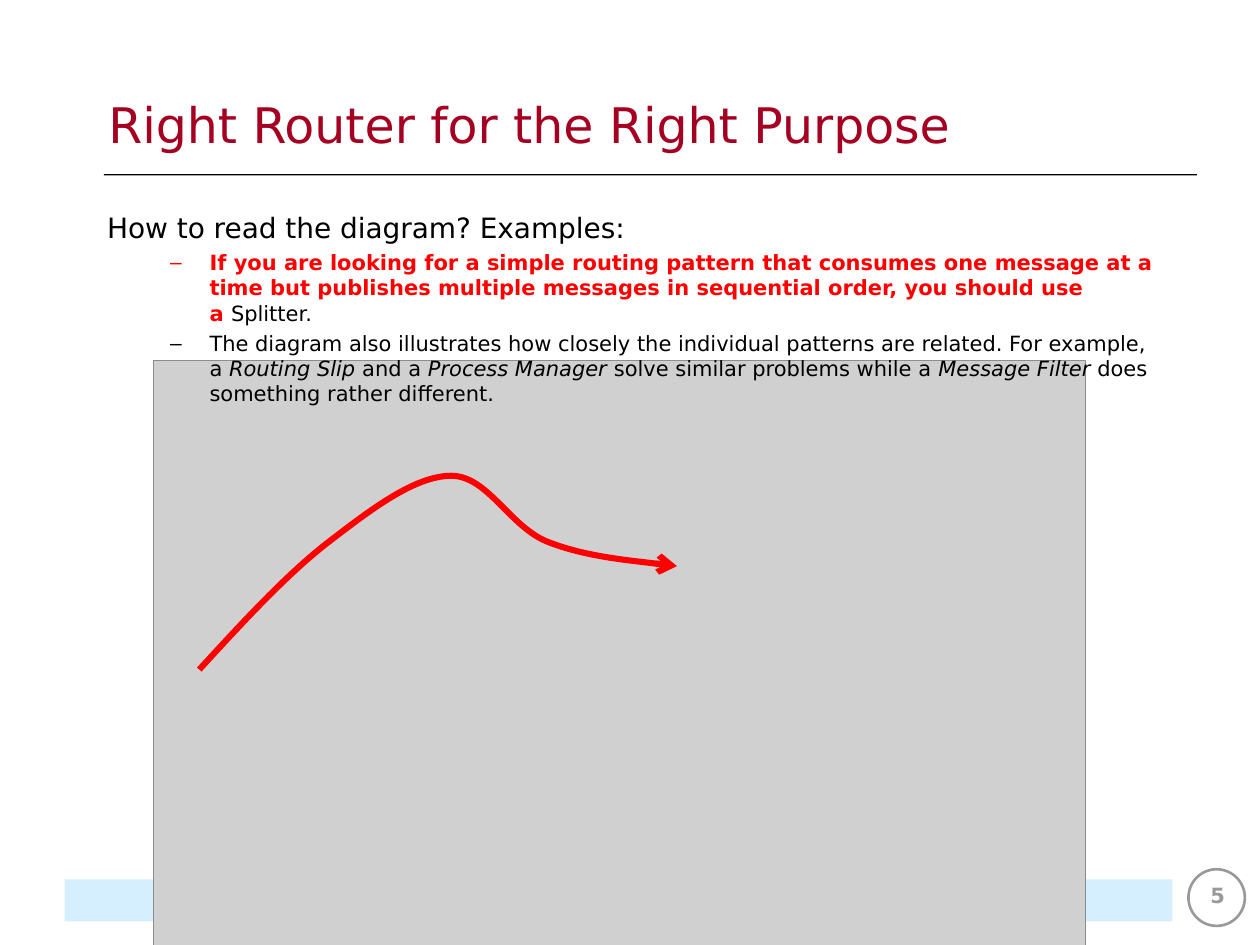
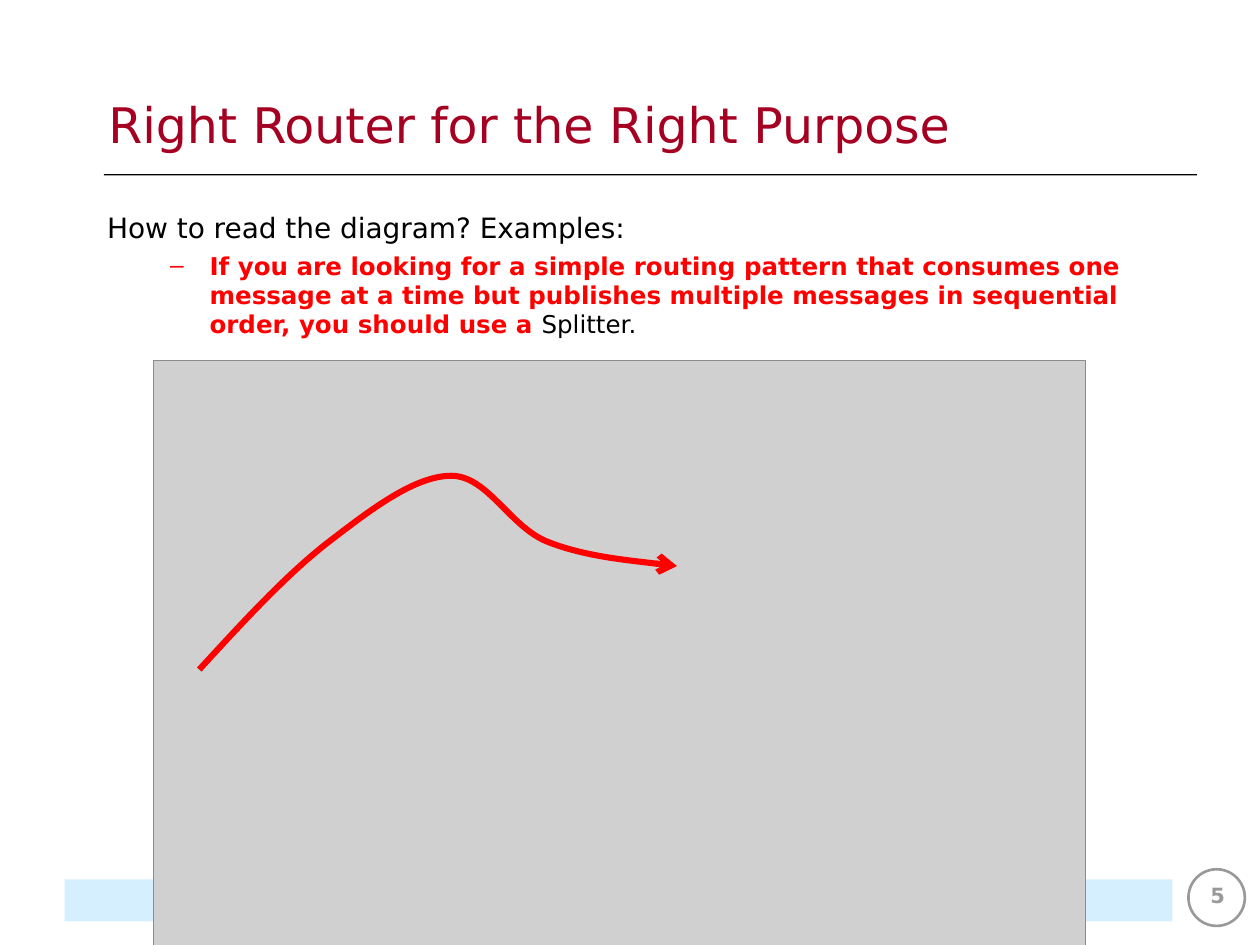
Before and after one commit to Koziar/soft2017fall-system-integration-teaching-material, a slide deck: slide 5 of lecture_notes/4_Message_Routing_(EIP 7).ppt. Drawn at 1260x945 pixels with LibreOffice and Linux fonts; fonts in the diff are those of the drawing; grey boxes stand for pictures. Boxes give left, top, right and bottom in pixels: in the first picture for what was removed or moved away, otherwise in the second. Text is boxed around its words. In the diff, an @@ line names an element or a change of style, - is before the commit and + after.

```diff
--- a/lecture_notes/4_Message_Routing_(EIP 7).ppt
+++ b/lecture_notes/4_Message_Routing_(EIP 7).ppt
@@ text at bbox=[210, 256, 1120, 339]: size 12 to 14 pt in "If you are looking for a simple ..." @@
@@ text at bbox=[210, 335, 1147, 406]: paragraph removed @@
-  – The diagram also illustrates how closely the individual patterns are related. For example, a Routing Slip and a Process Manager solve similar problems while a Message Filter does something rather different.
```
Also in this commit, not shown: 5 other slides changed, 8 other files.
